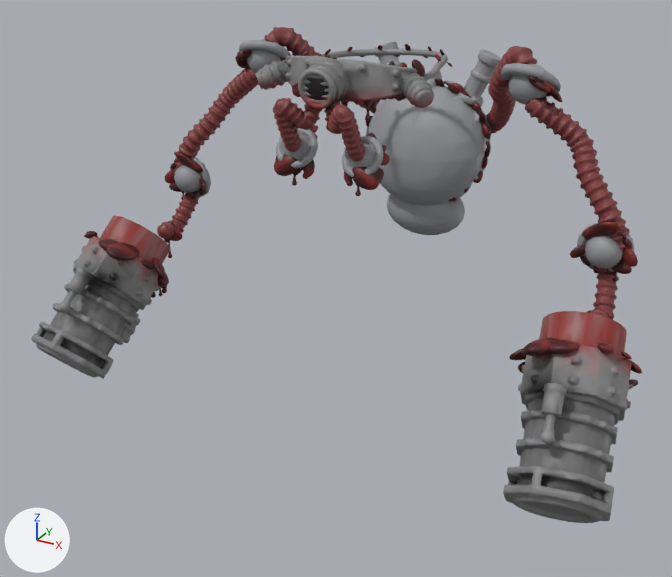
One commit to the glTF model assets-source/tallow-kit/tallow-parts.glb: the scene before it, then after it.
Rendered twice from a 50 mm camera at (1.34, -2.73, 2.27) aimed at (-0.08, -0.14, 0.97). Lighting does not change. The marker at lower left points along +X, +Y and +Z. The first picture is the older version.

Objects in the first picture: 'chest|boiler', 'clavicle.l|feed', 'clavicle.l|port', 'forearm.l|barrel', 'forearm.l|gore', 'forearm.r|barrel', 'skull|mask', 'skull|mhoseL', 'skull|mhoseR', 'upperarm.l|feed', 'upperarm.l|gore', 'upperarm.l|port', 'upperarm.r|feed' and 18 more.
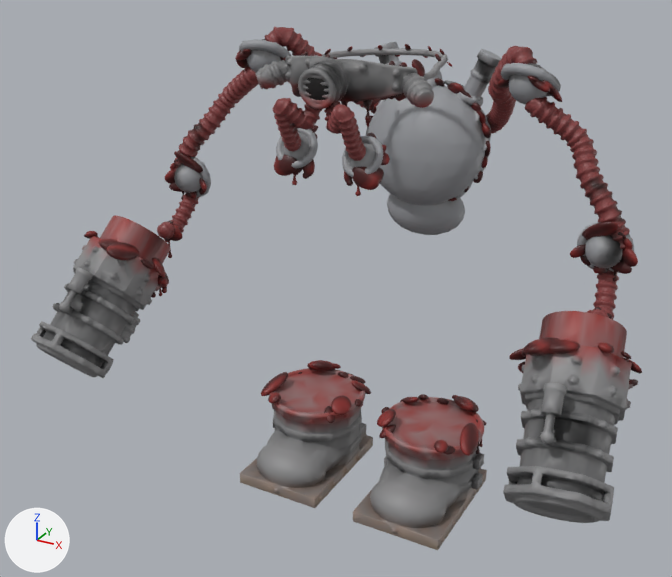
The newer file is also turned or shifted as a whole; pictures and numbers use the older file's frame.

What differs and where, as boxes [x1, y1, x2, y2] in the pictures (672 x 577 px; the box of a moved part takes in the faces that stretch with it):
'chest|boiler', reshaped
    before: [366, 41, 501, 235]
    after: [366, 42, 502, 235]
'foot.l|boot', added
    after: [353, 397, 487, 550]
'forearm.r|barrel', reshaped
    before: [31, 216, 171, 379]
    after: [31, 215, 171, 378]
'foot.r|boot', added
    after: [240, 368, 373, 508]
'skull|mask', reshaped
    before: [255, 49, 448, 109]
    after: [256, 48, 448, 109]
'foot.l|bgore', added (brown)
    after: [377, 394, 487, 456]
'foot.r|bgore', added (brown)
    after: [261, 360, 371, 423]
part 2 of me_forearm_l_barrel, moved or reshaped
    both: [510, 311, 633, 522]
part 5 of me_upperarm_l_port_001, moved or reshaped
    both: [581, 225, 633, 269]

The change, as a list of edits to the scene's bpy script:
```text
Change me_chest_boiler:
    remove me_chest_boiler.from_pydata(...)  # 10403 vertices, 20806 faces; spans x -0.251..0.251, y 0.243..0.556, z 1.009..1.717
    add me_chest_boiler.from_pydata(...)  # 10398 vertices, 20800 faces; spans x -0.252..0.251, y 0.244..0.556, z 1.009..1.718
    me_chest_boiler part 1: 133 vertices moved within x -0.242..0.239, y 0.332..0.554, z 1.025..1.717; 10044 vertices removed from x -0.251..0.251, y 0.243..0.556, z 1.009..1.717; 10043 vertices added at x -0.252..0.251, y 0.244..0.556, z 1.009..1.718
    other edits to the shape of me_chest_boiler do not show in these pictures
Change me_forearm_l_barrel:
    remove me_forearm_l_barrel.from_pydata(...)  # 5229 vertices, 10477 faces; spans x 0.672..1.011, y -0.756..-0.202, z 0.634..1.178
    add me_forearm_l_barrel.from_pydata(...)  # 5218 vertices, 10455 faces; spans x 0.672..1.011, y -0.756..-0.201, z 0.634..1.178
    me_forearm_l_barrel part 2: 69 vertices moved within x 0.682..1.009, y -0.756..-0.27, z 0.644..1.097; 5031 vertices removed from x 0.672..1.011, y -0.755..-0.202, z 0.634..1.178; 5023 vertices added at x 0.672..1.011, y -0.755..-0.201, z 0.634..1.178
    other edits to the shape of me_forearm_l_barrel do not show in these pictures
Change me_forearm_r_barrel:
    remove me_forearm_r_barrel.from_pydata(...)  # 5229 vertices, 10477 faces; spans x -1.011..-0.672, y -0.756..-0.202, z 0.634..1.178
    add me_forearm_r_barrel.from_pydata(...)  # 5218 vertices, 10455 faces; spans x -1.011..-0.672, y -0.756..-0.201, z 0.634..1.178
    me_forearm_r_barrel part 3: 72 vertices moved within x -1.009..-0.682, y -0.731..-0.27, z 0.644..1.097; 5027 vertices removed from x -1.011..-0.672, y -0.755..-0.202, z 0.634..1.178; 5016 vertices added at x -1.011..-0.672, y -0.755..-0.201, z 0.634..1.178
    other edits to the shape of me_forearm_r_barrel do not show in these pictures
Change me_skull_mask:
    remove me_skull_mask.from_pydata(...)  # 3534 vertices, 7063 faces; spans x -0.301..0.301, y -0.421..0.22, z 1.655..1.788
    add me_skull_mask.from_pydata(...)  # 3542 vertices, 7084 faces; spans x -0.301..0.301, y -0.421..0.22, z 1.655..1.789
    me_skull_mask part 4: 54 vertices moved within x -0.294..0.26, y -0.407..0.148, z 1.665..1.773; 3266 vertices removed from x -0.301..0.301, y -0.421..0.22, z 1.655..1.788; 3277 vertices added at x -0.301..0.301, y -0.421..0.22, z 1.655..1.789
    other edits to the shape of me_skull_mask do not show in these pictures
Change me_upperarm_l_port_001:
    remove me_upperarm_l_port_001.from_pydata(...)  # 1155 vertices, 2306 faces; spans x 0.694..0.866, y -0.076..0.039, z 1.152..1.322
    add me_upperarm_l_port_001.from_pydata(...)  # 1149 vertices, 2294 faces; spans x 0.693..0.866, y -0.075..0.039, z 1.153..1.323
    me_upperarm_l_port_001 part 5: 33 vertices moved within x 0.705..0.864, y -0.044..0.03, z 1.166..1.299; 1075 vertices removed from x 0.694..0.866, y -0.076..0.039, z 1.152..1.322; 1069 vertices added at x 0.693..0.866, y -0.075..0.039, z 1.153..1.323
Add ob_foot_r_boot:
    ob_foot_r_boot = bpy.data.objects.new('foot.r|boot', me_foot_r_boot)  # 3599 vertices, 7194 faces; spans x -0.446..-0.056, y -0.318..0.186, z -0.008..0.296
    ob_foot_r_boot.location = (0.0, 0.0, 0.161)
Add ob_foot_r_bgore:
    ob_foot_r_bgore = bpy.data.objects.new('foot.r|bgore', me_foot_r_bgore)  # 1269 vertices, 2490 faces; spans x -0.439..-0.042, y -0.178..0.207, z 0.201..0.341
    ob_foot_r_bgore.location = (0.0, 0.0, 0.161)
Add ob_foot_l_boot:
    ob_foot_l_boot = bpy.data.objects.new('foot.l|boot', me_foot_l_boot)  # 3599 vertices, 7194 faces; spans x 0.056..0.446, y -0.318..0.186, z -0.008..0.296
    ob_foot_l_boot.location = (0.0, 0.0, 0.161)
Add ob_foot_l_bgore:
    ob_foot_l_bgore = bpy.data.objects.new('foot.l|bgore', me_foot_l_bgore)  # 1269 vertices, 2490 faces; spans x 0.042..0.439, y -0.178..0.207, z 0.201..0.341
    ob_foot_l_bgore.location = (0.0, 0.0, 0.161)
```
